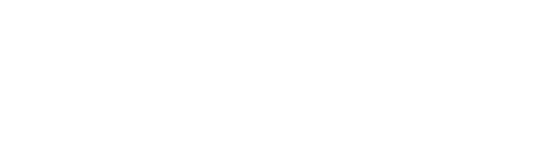
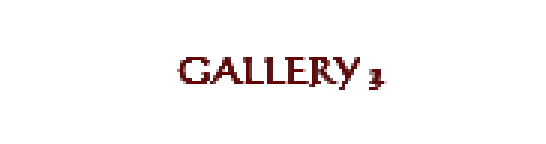
Layered file, before and after one edit (546 × 144). Changes by layer:
added layer "gallery1" above "gallery1_hover" over [177,57,381,90]
added layer "gallery1_hover" above "gallery2" over [177,57,381,90]
added layer "gallery2" above "gallery2_hover" over [177,57,387,90]
added layer "gallery2_hover" above "gallery3" over [177,57,387,90]
added layer "gallery3" above "gallery3_hover" over [177,57,381,90]
added layer "gallery3_hover" above "testimonial" over [177,57,381,90]
